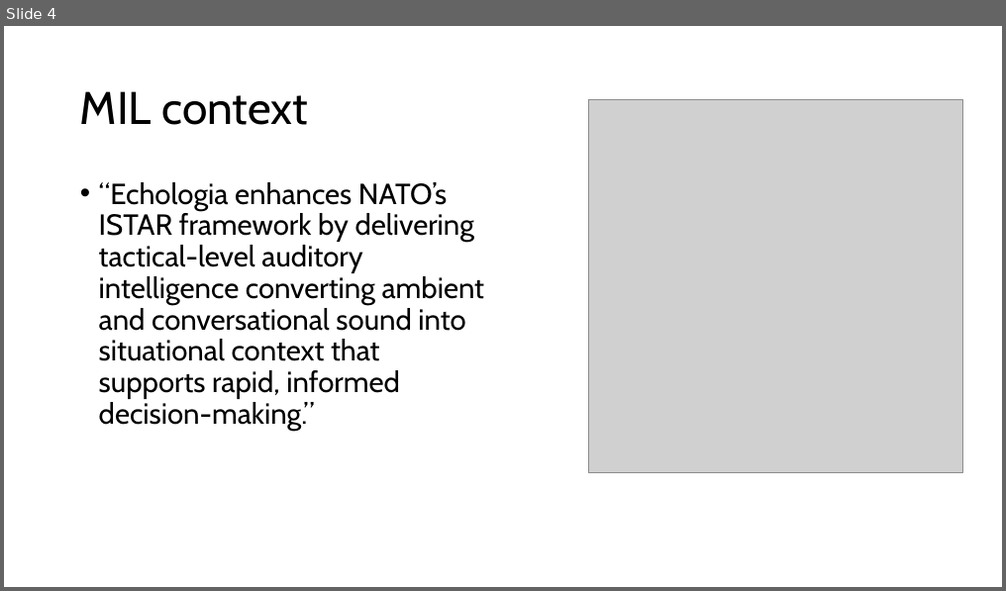
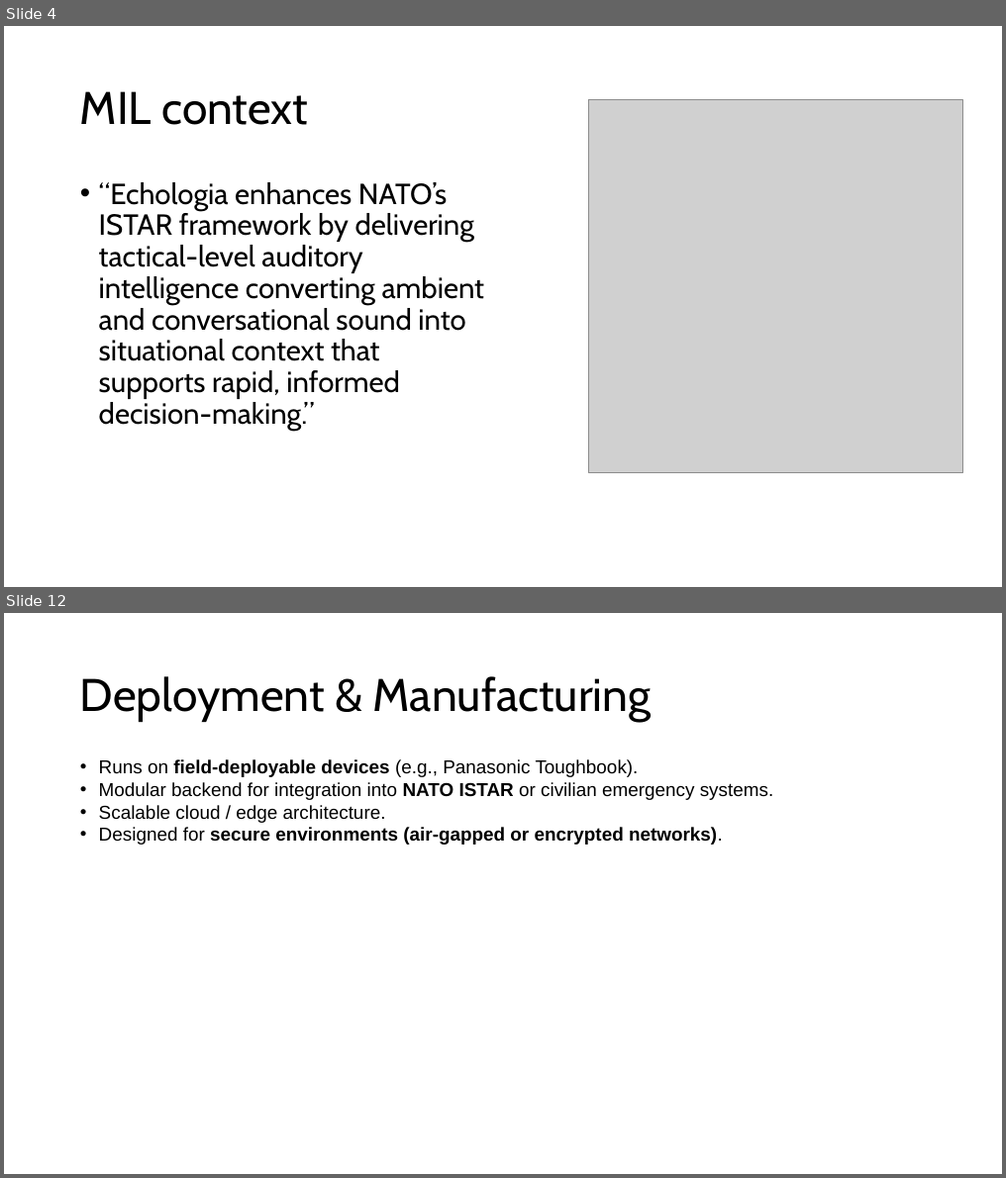
Before and after one commit to Larsters/echologia, a slide deck: resources/Presentation_EcoLogia.pptx. Shown one above the other, each under a label of ours: slide 4 before the commit, slides 4 and 12 after it; the slides between them are not shown. The pictures are 1006x591 and 1006x1178 pixels, drawn with LibreOffice and Linux fonts; fonts in the diff are those of the drawing; grey boxes stand for pictures. Boxes give left, top, right and bottom in pixels: in the first picture for what was removed or moved away, otherwise in the second. Text is boxed around its words. In the diff, an @@ line names an element or a change of style, - is before the commit and + after.

```diff
--- a/resources/Presentation_EcoLogia.pptx
+++ b/resources/Presentation_EcoLogia.pptx
@@ slide 12 added at [4, 613, 1002, 1174], background #FFFFFF @@
@@ title added at [80, 676, 651, 722], 44 pt, text #000000 @@
+Deployment & Manufacturing
@@ text added at [99, 760, 773, 845], 18 pt, text #000000 @@
+• Runs on field-deployable devices (e.g., Panasonic Toughbook).
+• Modular backend for integration into NATO ISTAR or civilian emergency systems.
+• Scalable cloud / edge architecture.
+• Designed for secure environments (air-gapped or encrypted networks).
```
Also in this commit, not shown: 1 slide changed, 9 other slides added, 2 other files.
